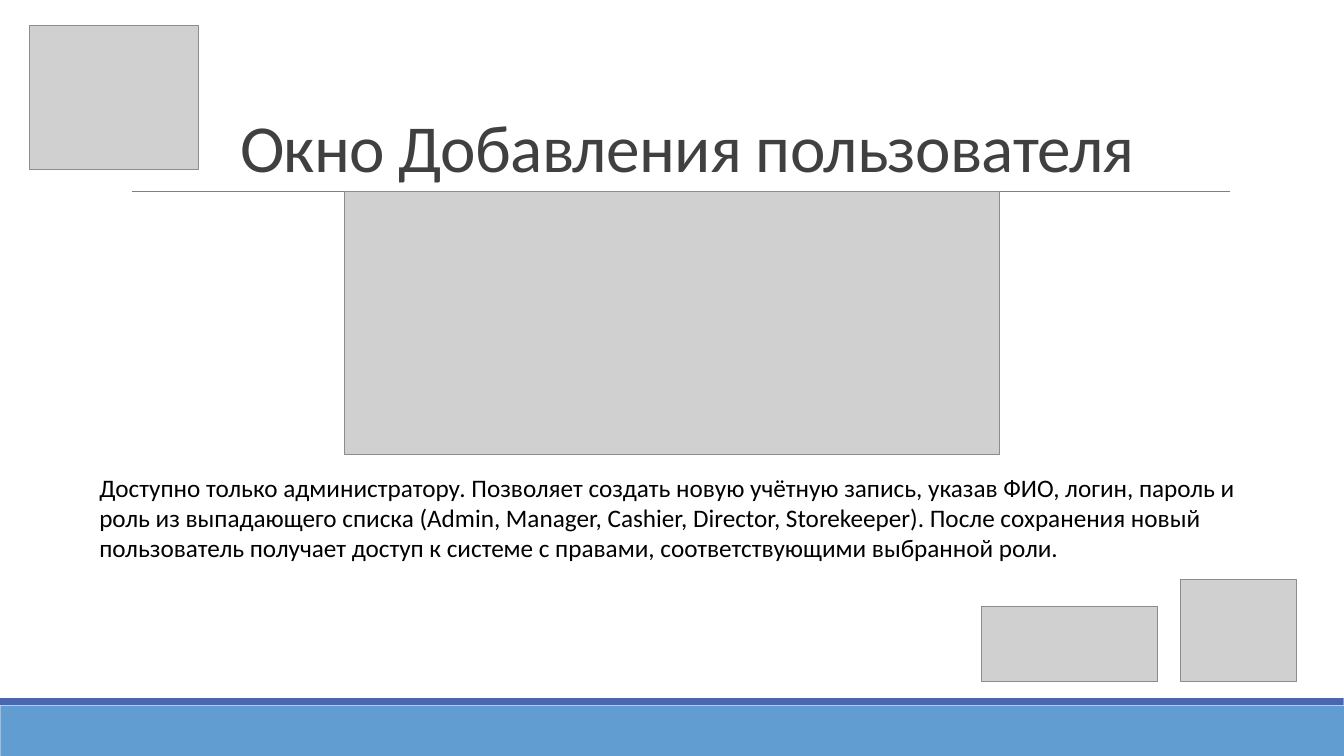
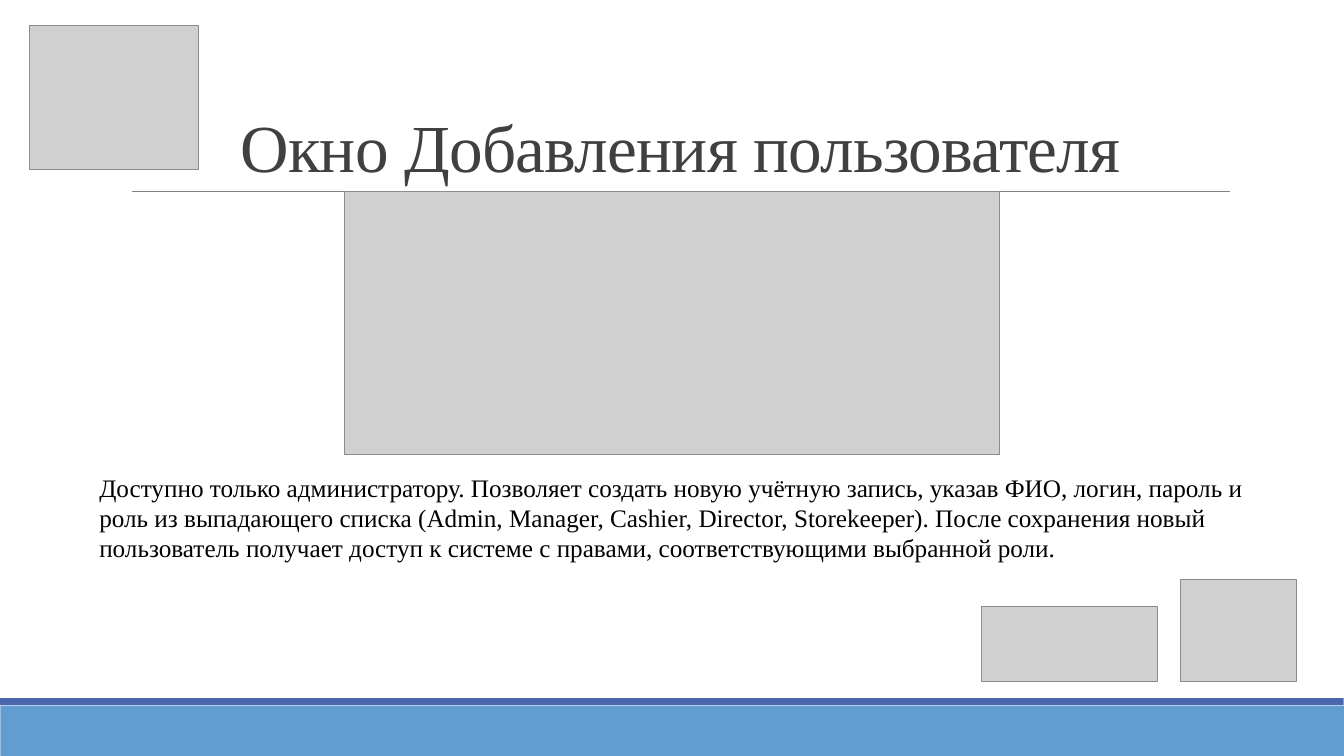
Before and after one commit to Assasin164th/Kursach, a slide deck: slide 9 of Готовое/Шаблон 01.01.pptx. Drawn at 1344x756 pixels with LibreOffice and Linux fonts; fonts in the diff are those of the drawing; grey boxes stand for pictures. Boxes give left, top, right and bottom in pixels: in the first picture for what was removed or moved away, otherwise in the second. Text is boxed around its words. In the diff, an @@ line names an element or a change of style, - is before the commit and + after.

```diff
--- a/Готовое/Шаблон 01.01.pptx
+++ b/Готовое/Шаблон 01.01.pptx
@@ title "Окно Добавления пользователя" at box(240, 124, 1120, 185): font Calibri to Times New Roman @@
@@ text "Доступно только администратору. Позволяет создать ..." at box(99, 480, 1242, 563): font Calibri to Times New Roman @@
```
Also in this commit, not shown: 14 other slides changed, 2 slides added, 3 other files.
